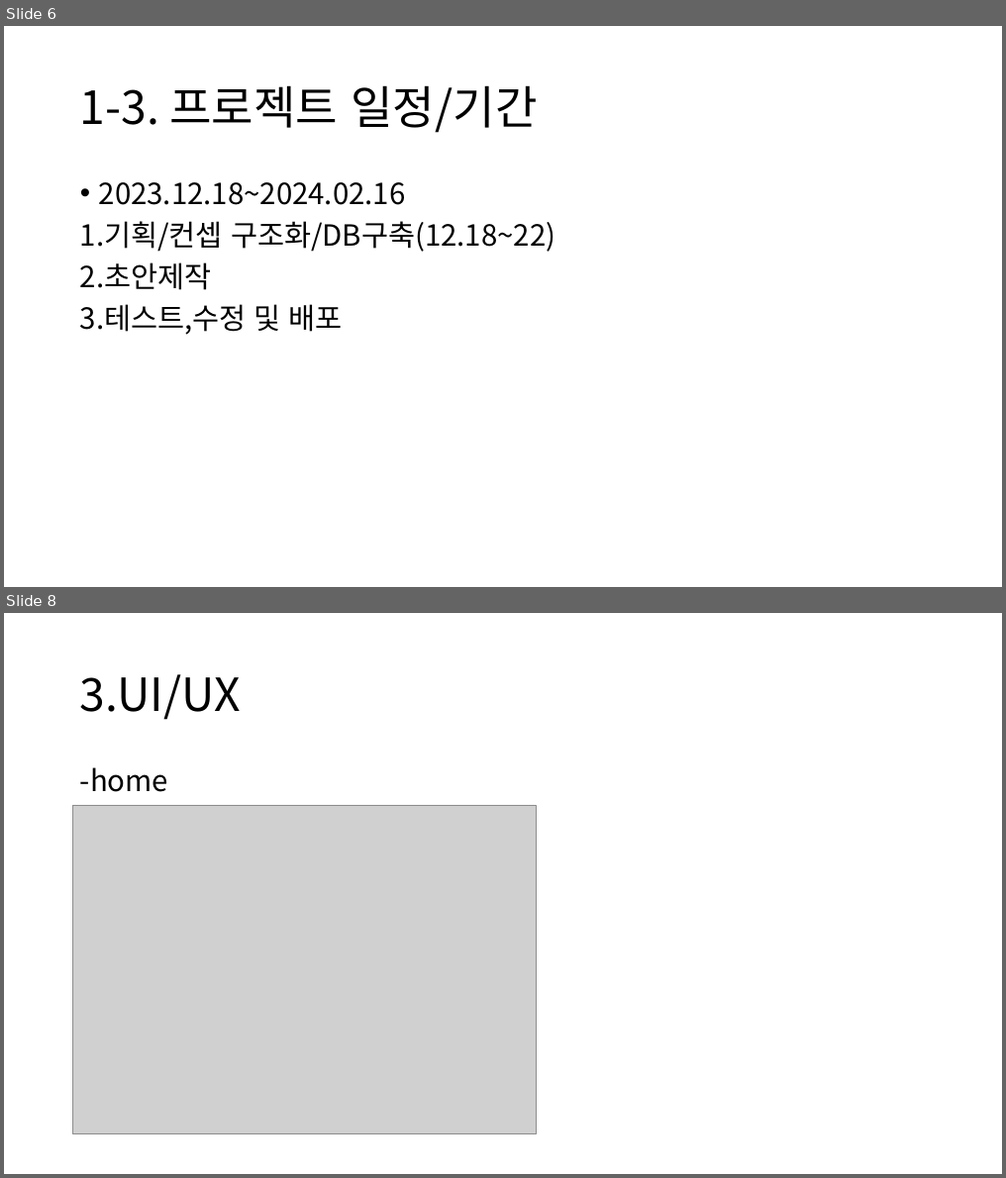
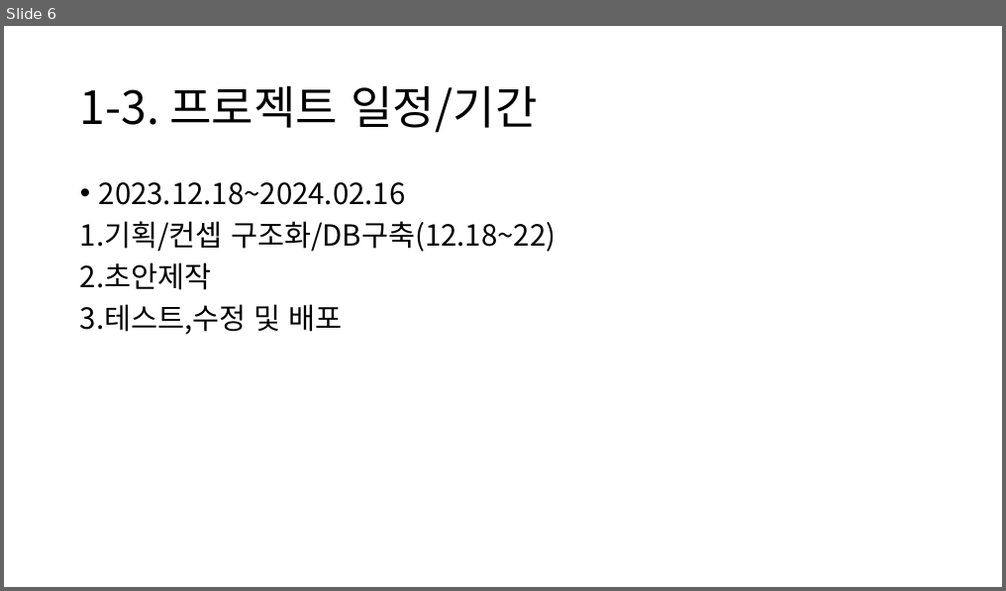
Before and after one commit to choigo1996/discord, a slide deck: 2차 프로젝트/2차 프로젝트.pptx. Shown one above the other, each under a label of ours: slides 6 and 8 before the commit, slide 6 after it; the slides between them are not shown. The pictures are 1006x1178 and 1006x591 pixels, drawn with LibreOffice and Linux fonts; fonts in the diff are those of the drawing; grey boxes stand for pictures. Boxes give left, top, right and bottom in pixels: in the first picture for what was removed or moved away, otherwise in the second. Text is boxed around its words. In the diff, an @@ line names an element or a change of style, - is before the commit and + after.

```diff
--- a/2차 프로젝트/2차 프로젝트.pptx
+++ b/2차 프로젝트/2차 프로젝트.pptx
@@ slide 8 removed at box(4, 613, 1002, 1174), background #FFFFFF @@
@@ title removed at box(80, 674, 241, 720) @@
-3.UI/UX
@@ text removed at box(80, 767, 168, 792) @@
--home
@@ picture removed at box(73, 805, 537, 1134) @@
```
Also in this commit, not shown: 2 slides changed, 14 slides added, 5 other slides removed.
